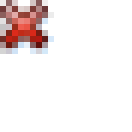
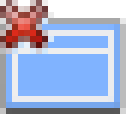
Layers edited between the first and the second 132x132 image:
added layer "lc_slidemasterpage.png" over 0, 18, 126, 114
